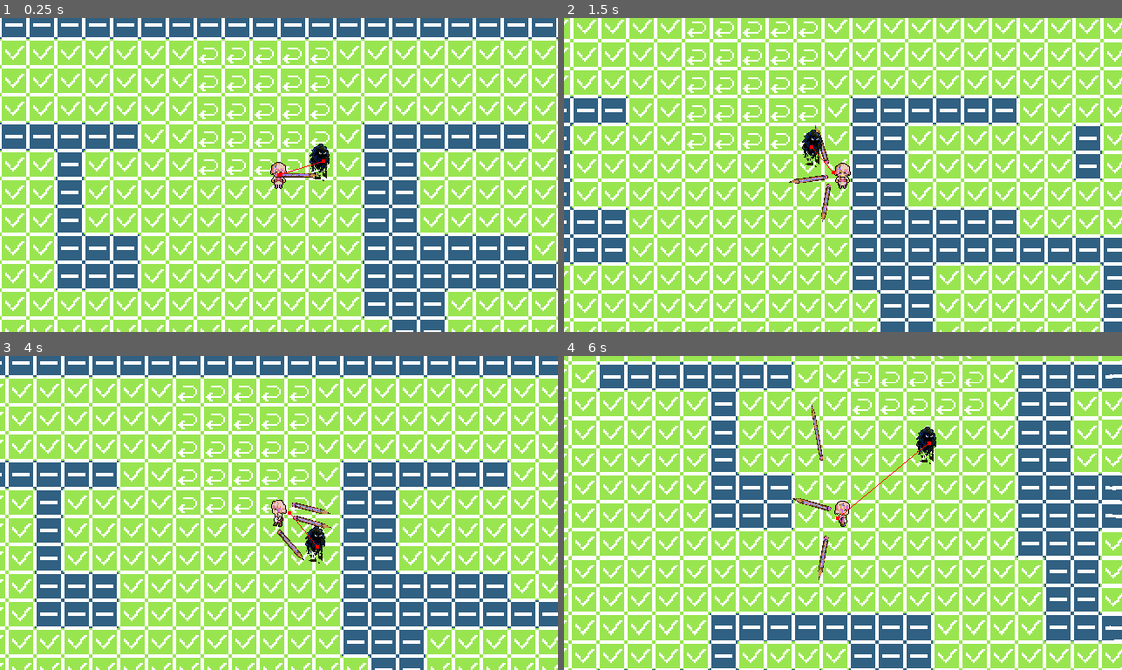
Above: before the commit, frames 1-4 (two rows, left to right).
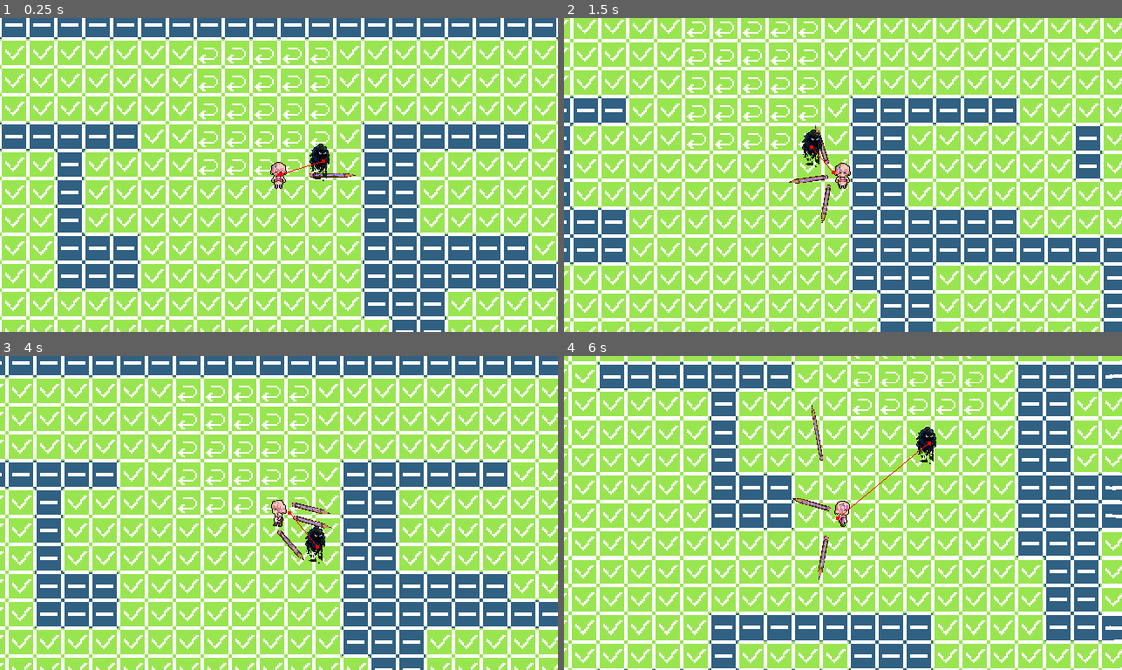
Above: after the commit, the same moments.

Repository: kono3bpencil4301/Arcane_Stationery_Workshop_Game_Project
Game: Godot game, scene res://Scenes/Background.tscn
Same seed, same stepped clock (60 frames per second), same inputs: the game is played once before the commit and once after it.
Inputs (mouse positions are in pixels of both pictures, inside the frame that each line leads up to):
- Up to frame 1 (0.25 s): no input
- Up to frame 2 (1.5 s): move the mouse to (965, 159) at 0.52 s; hold D (right) 0.53-1.28 s; move the mouse to (731, 190) at 1.27 s; hold S (down) from 1.28 s (still down)
- Up to frame 3 (4 s): move the mouse to (334, 443) at 2.02 s; release S (down) at 2.03 s; hold D (right) 2.03-2.78 s; move the mouse to (251, 575) at 2.77 s; hold W (up) 2.78-3.53 s; move the mouse to (446, 560) at 3.52 s; hold A (left) from 3.53 s (still down)
- Up to frame 4 (6 s): move the mouse to (675, 465) at 4.27 s; move the mouse to (870, 513) at 5.02 s; release A (left) at 5.03 s; hold S (down) 5.03-5.78 s; move the mouse to (759, 434) at 5.77 s; hold D (right) from 5.78 s (still down)

The runs differ from the first frame. In frame 1, 0.2% of the frame differs, in the area x 49-64%, y 49-51%; in frame 2, less than 0.1%; in frame 3, less than 0.1%; in frame 4, less than 0.1%.

Commit message:
修改动画逻辑

Diff:
--- a/Scenes/pencil_unit.tscn
+++ b/Scenes/pencil_unit.tscn
@@ -8,7 +8,7 @@
 
 [sub_resource type="Animation" id="Animation_u2y7c"]
 resource_name = "Dash"
-length = 1.25
+length = 1.2083334
 step = 0.041666668
 tracks/0/type = "bezier"
 tracks/0/imported = false
@@ -19,7 +19,7 @@
 tracks/0/keys = {
 "handle_modes": PackedInt32Array(0, 0, 0, 0, 0, 0, 0),
 "points": PackedFloat32Array(0, -0.25, 0, 0.25, 0, 2.2, 0, 0, 0, 0, 120, -0.25, 0, 0.25, 0, 120, -0.027777776, 0, 0, 0, 1, -0.020833334, 0.26666668, 0, 0, -12, -0.041666668, 0, 0.03472222, 0, 0, -0.07638889, 0, 0, 0),
-"times": PackedFloat32Array(0, 0.125, 0.5416667, 0.625, 0.8333334, 0.9583334, 1.2083334)
+"times": PackedFloat32Array(0, 0.125, 0.5416667, 0.625, 0.8333334, 0.9583334, 1.1666667)
 }
 tracks/1/type = "bezier"
 tracks/1/imported = false
@@ -30,7 +30,7 @@
 tracks/1/keys = {
 "handle_modes": PackedInt32Array(0, 0, 0, 0, 0, 0, 0),
 "points": PackedFloat32Array(0, -0.25, 0, 0.25, 0, 1.6, 0, 0, 0, 0, 120, -0.25, 0, 0.25, 0, 120, -0.027777776, 0, 0, 0, 1, -0.020833334, 0.26666668, 0, 0, -12, -0.041666668, 0, 0.03472222, 0, 0, -0.07638889, 0, 0, 0),
-"times": PackedFloat32Array(0, 0.125, 0.5416667, 0.625, 0.8333334, 0.9583334, 1.2083334)
+"times": PackedFloat32Array(0, 0.125, 0.5416667, 0.625, 0.8333334, 0.9583334, 1.1666667)
 }
 tracks/2/type = "bezier"
 tracks/2/imported = false
@@ -41,7 +41,7 @@
 tracks/2/keys = {
 "handle_modes": PackedInt32Array(0, 0, 0, 0),
 "points": PackedFloat32Array(1, -0.25, 0, 0.25, 0, 1.6, -0.041666668, 0.16666667, 0, 0, 1, -0.020833334, 0.10000001, 0, 0, 1, -0.25, 0, 0.25, 0),
-"times": PackedFloat32Array(0, 0.375, 0.8333334, 1.25)
+"times": PackedFloat32Array(0, 0.375, 0.8333334, 1.2083334)
 }
 tracks/3/type = "bezier"
 tracks/3/imported = false
@@ -52,7 +52,7 @@
 tracks/3/keys = {
 "handle_modes": PackedInt32Array(0, 0, 0, 0),
 "points": PackedFloat32Array(1, -0.25, 0, 0.25, 0, 0.6, -0.041666668, 0.16666667, 0, 0, 1, -0.020833334, 0.10000001, 0, 0, 1, -0.25, 0, 0.25, 0),
-"times": PackedFloat32Array(0, 0.375, 0.8333334, 1.25)
+"times": PackedFloat32Array(0, 0.375, 0.8333334, 1.2083334)
 }
 tracks/4/type = "bezier"
 tracks/4/imported = false
@@ -63,7 +63,7 @@
 tracks/4/keys = {
 "handle_modes": PackedInt32Array(0, 0, 0, 0),
 "points": PackedFloat32Array(1, -0.25, 0, 0.25, 0, 1.6, -0.041666668, 0.16666667, 0, 0, 1, -0.020833334, 0.10000001, 0, 0, 1, -0.25, 0, 0.25, 0),
-"times": PackedFloat32Array(0, 0.375, 0.8333334, 1.25)
+"times": PackedFloat32Array(0, 0.375, 0.8333334, 1.2083334)
 }
 tracks/5/type = "bezier"
 tracks/5/imported = false
@@ -74,7 +74,7 @@
 tracks/5/keys = {
 "handle_modes": PackedInt32Array(0, 0, 0, 0),
 "points": PackedFloat32Array(1, -0.25, 0, 0.25, 0, 0.6, -0.041666668, 0.16666667, 0, 0, 1, -0.020833334, 0.10000001, 0, 0, 1, -0.25, 0, 0.25, 0),
-"times": PackedFloat32Array(0, 0.375, 0.8333334, 1.25)
+"times": PackedFloat32Array(0, 0.375, 0.8333334, 1.2083334)
 }
 
 [sub_resource type="Animation" id="Animation_g42i1"]
@@ -153,6 +153,7 @@
 }
 
 [node name="PencilUnit" type="Area2D" unique_id=2147026318]
+position = Vector2(40, 0)
 scale = Vector2(0.5, 0.5)
 collision_mask = 65
 script = ExtResource("1_u2y7c")
